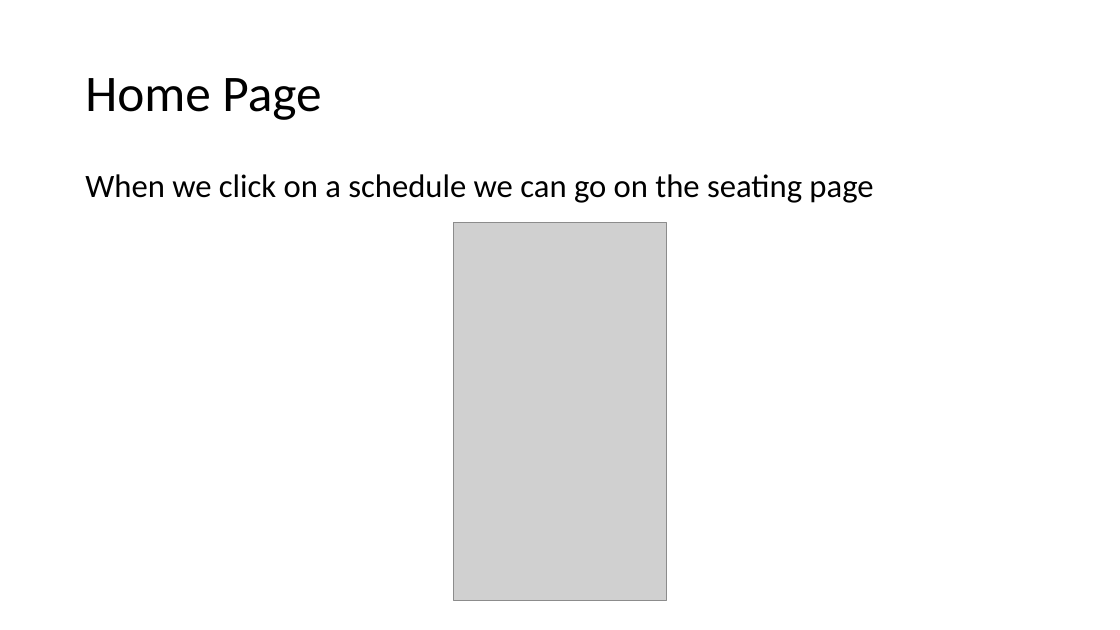
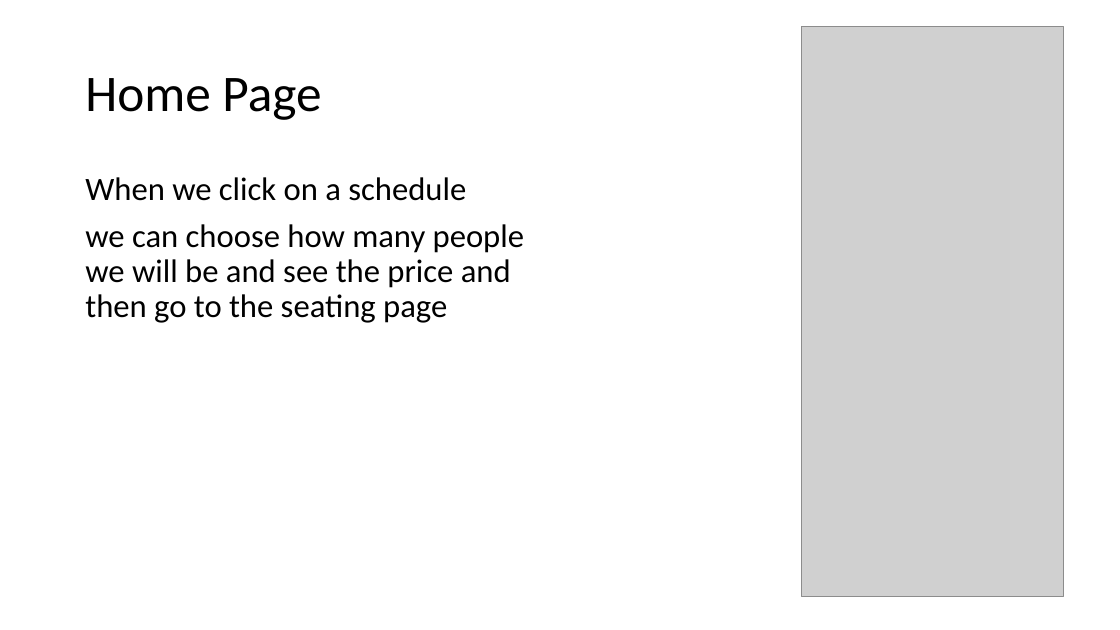
Before and after one commit to AlexandreDelafosse/Dorset-team-7-ticketing, a slide deck: slide 3 of Presentation.pptx. Drawn at 1120x630 pixels with LibreOffice and Linux fonts; fonts in the diff are those of the drawing; grey boxes stand for pictures. Boxes give left, top, right and bottom in pixels: in the first picture for what was removed or moved away, otherwise in the second. Text is boxed around its words. In the diff, an @@ line names an element or a change of style, - is before the commit and + after.

```diff
--- a/Presentation.pptx
+++ b/Presentation.pptx
@@ picture added at (802,27,1064,597) @@
@@ text at (85,177,524,323): text changed @@
-When we click on a schedule we can go on the seating page
+When we click on a schedule
+we can choose how many people we will be and see the price and then go to the seating page
@@ picture removed at (454,223,667,601) @@
```
Also in this commit, not shown: 5 other slides changed.
